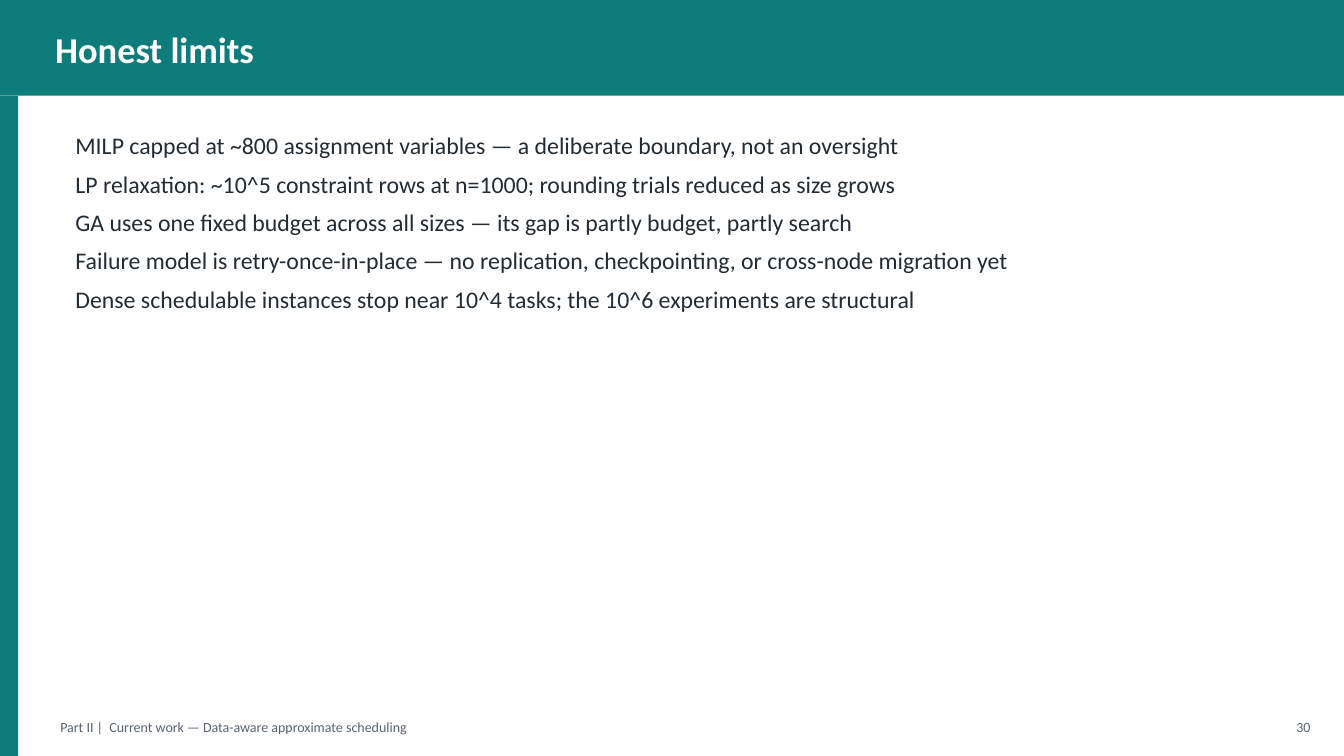
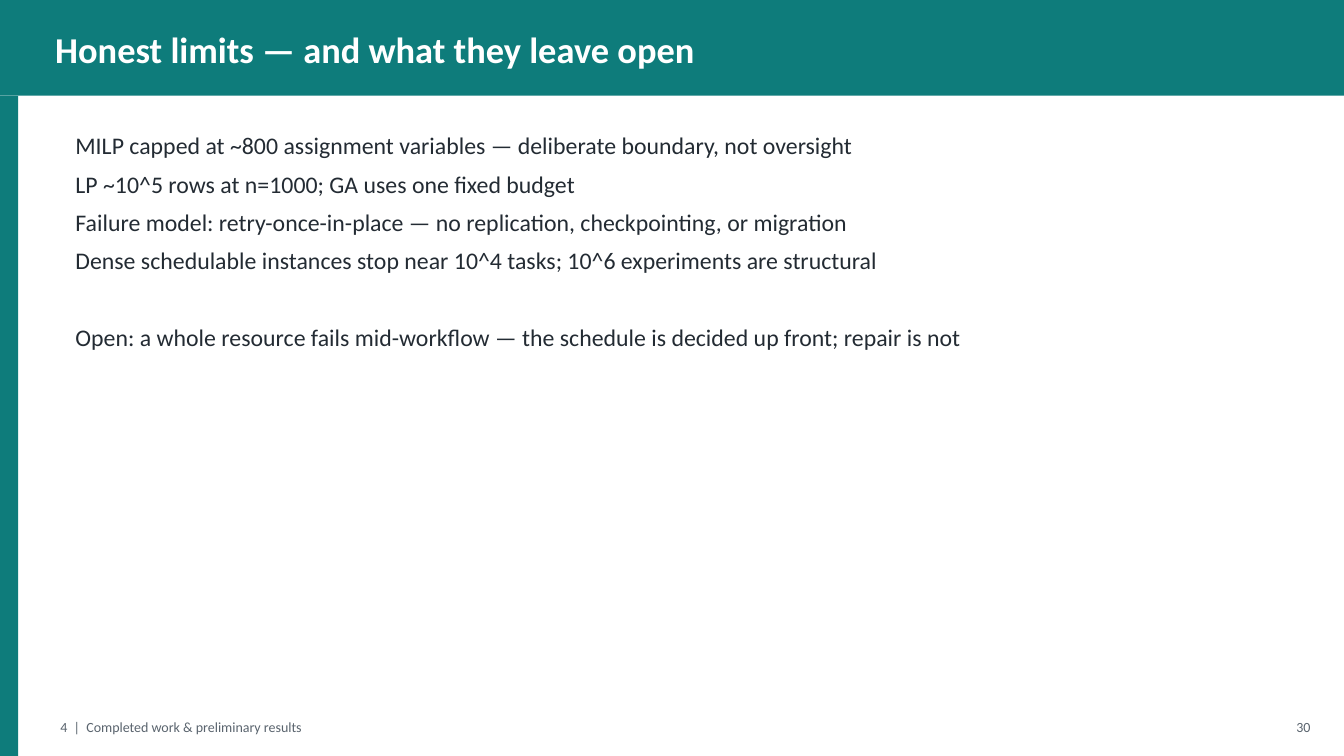
Before and after one commit to gayanigupta/data-aware-scheduling, a slide deck: slide 31 of slides/data-aware-scheduling.pptx. Drawn at 1344x756 pixels with LibreOffice and Linux fonts; fonts in the diff are those of the drawing. Boxes give left, top, right and bottom in pixels: in the first picture for what was removed or moved away, otherwise in the second. Text is boxed around its words. In the diff, an @@ line names an element or a change of style, - is before the commit and + after.

```diff
--- a/slides/data-aware-scheduling.pptx
+++ b/slides/data-aware-scheduling.pptx
@@ text at box(55, 37, 694, 69): text changed @@
-Honest limits
+Honest limits — and what they leave open
@@ text at box(75, 137, 960, 350): text changed @@
-MILP capped at ~800 assignment variables — a deliberate boundary, not an oversight
-LP relaxation: ~10^5 constraint rows at n=1000; rounding trials reduced as size grows
-GA uses one fixed budget across all sizes — its gap is partly budget, partly search
-Failure model is retry-once-in-place — no replication, checkpointing, or cross-node migration yet
-Dense schedulable instances stop near 10^4 tasks; the 10^6 experiments are structural
+MILP capped at ~800 assignment variables — deliberate boundary, not oversight
+LP ~10^5 rows at n=1000; GA uses one fixed budget
+Failure model: retry-once-in-place — no replication, checkpointing, or migration
+Dense schedulable instances stop near 10^4 tasks; 10^6 experiments are structural
+Open: a whole resource fails mid-workflow — the schedule is decided up front; repair is not
@@ text at box(60, 722, 302, 734): text changed @@
-Part II | Current work — Data-aware approximate scheduling
+4 | Completed work & preliminary results
```
Also in this commit, not shown: 20 other slides changed, 24 slides added, 22 slides removed, 2 other files.
